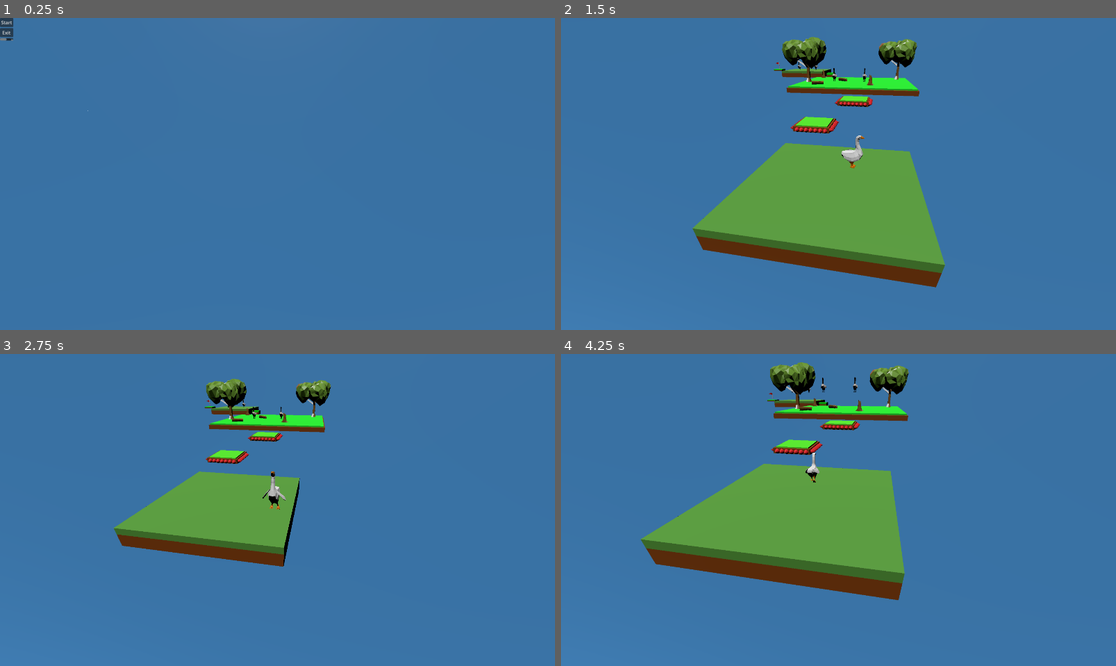
Above: before the commit, frames 1-4 (two rows, left to right).
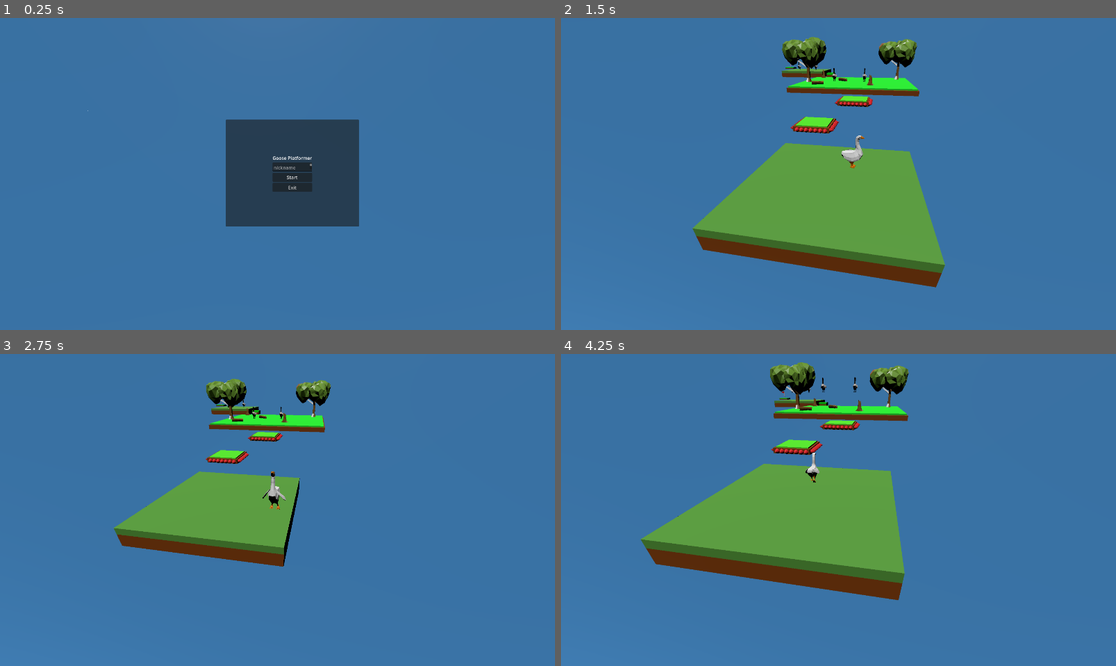
Above: after the commit, the same moments.

Repository: nialdixon8/3DGooseGame
Game: Godot game, scene res://main.tscn
Two runs of this game, one before a commit and one after it. Both use one fixed random seed, a clock stepped at 60 frames per second and the inputs below.
Inputs:
- Up to frame 1 (0.25 s): no input
- Up to frame 2 (1.5 s): click "Start" at 0.5 s; tap Enter (ui_accept) at 1.25 s; hold Right (ui_right) from 1.28 s (still down); tap E (attack) at 1.35 s
- Up to frame 3 (2.75 s): tap Enter (ui_accept) at 1.52, 2.27 s; release Right (ui_right) at 2.03 s; hold Down (ui_down) from 2.03 s (still down); tap E (attack) at 2.1 s
- Up to frame 4 (4.25 s): release Down (ui_down) at 2.78 s; hold Right (ui_right) 2.78-3.53 s; tap E (attack) at 2.85, 3.6 s; hold Up (ui_up) from 3.53 s (still down); tap Enter (ui_accept) at 3.77 s

The runs differ from the first frame. In frame 1, 8.4% of the frame differs, in the area x 0-65%, y 0-67%; in frame 2, less than 0.1%; in frame 3, less than 0.1%; in frame 4, less than 0.1%.

Commit message:
added level navigation

Diff:
--- a/StartGameUI.gd
+++ b/StartGameUI.gd
@@ -17,6 +17,9 @@
 	var camStart = get_tree().get_root().get_node("RootCanvas/Node3D/SubViewportContainer/SubViewport/cameraNode/CameraStart")
 	camGame.set_current(true)
 
+	var stopwatch = get_tree().get_root().get_node("RootCanvas/stopwatch")
+	var time = stopwatch.resetTime()
+
 	var startScreen = get_tree().get_root().get_node("RootCanvas/StartGameUI")
 	startScreen.visible = false
 
--- a/falling_platform.gd
+++ b/falling_platform.gd
@@ -22,5 +22,6 @@
 	timer.start()
 
 
+
 func _on_timer_timeout():
 	falling = true
--- a/level2.gd
+++ b/level2.gd
@@ -3,6 +3,8 @@
 @onready var fallingPlatform = $fallingPlatform
 @onready var fallingPlatform2 = $fallingPlatform2
 @onready var fallingPlatform3 = $fallingPlatform3
+@onready var enemy = $enemy
+@onready var player = $player
 
 # Called when the node enters the scene tree for the first time.
 func _ready():
@@ -15,6 +17,8 @@
 		get_tree().quit()
 
 func reset():
+	player.position = Vector3(0,1,0)
+	enemy.position = enemy.defaultPos
 	fallingPlatform.position = fallingPlatform.defaultPos
 	fallingPlatform.gravity = 0
 	fallingPlatform.falling = false
--- a/level2.tscn
+++ b/level2.tscn
@@ -11,52 +11,128 @@
 [ext_resource type="PackedScene" uid="uid://cq8yxalyyastx" path="res://smallGrass.tscn" id="9_owr3e"]
 [ext_resource type="PackedScene" uid="uid://yorer1ymbdyw" path="res://platform.tscn" id="10_aig5p"]
 [ext_resource type="PackedScene" uid="uid://c5l65pcv578or" path="res://enemy.tscn" id="11_3y0v7"]
+[ext_resource type="Script" path="res://stopwatch.gd" id="12_1ivi7"]
+[ext_resource type="Script" path="res://level2FinishedUI.gd" id="13_02bgl"]
 
-[node name="Node3D" type="Node3D"]
+[node name="CanvasLayer" type="CanvasLayer"]
+
+[node name="Node3D" type="Node3D" parent="."]
 script = ExtResource("1_bcue6")
 
-[node name="DirectionalLight3D" type="DirectionalLight3D" parent="."]
+[node name="DirectionalLight3D" type="DirectionalLight3D" parent="Node3D"]
 transform = Transform3D(1, 0, 0, 0, 0.355482, 0.934683, 0, -0.934683, 0.355482, 0, 3.91741, 0.756045)
 
-[node name="player" parent="." instance=ExtResource("1_j1vwv")]
+[node name="player" parent="Node3D" instance=ExtResource("1_j1vwv")]
 transform = Transform3D(1, 0, 0, 0, 1, 0, 0, 0, 1, 0, 1, 0)
 level = 2
 
-[node name="cameraNode" type="Node3D" parent="."]
+[node name="cameraNode" type="Node3D" parent="Node3D"]
 transform = Transform3D(0.98085, -0.0558571, 0.186584, 0, 0.957993, 0.286792, -0.194765, -0.2813, 0.939647, 3.17835, 3.9898, 6.45874)
 script = ExtResource("2_g8oil")
 
-[node name="CameraGame" type="Camera3D" parent="cameraNode"]
+[node name="CameraGame" type="Camera3D" parent="Node3D/cameraNode"]
 transform = Transform3D(1, 7.45058e-09, -1.49012e-08, 0, 1, -2.98023e-08, 0, 0, 1, 0, 0, 0)
+current = true
 
-[node name="largeGrass" parent="." instance=ExtResource("3_mi5eu")]
+[node name="largeGrass" parent="Node3D" instance=ExtResource("3_mi5eu")]
 
-[node name="Node3D" parent="." instance=ExtResource("7_fh4qx")]
+[node name="Node3D" parent="Node3D" instance=ExtResource("7_fh4qx")]
 
-[node name="goal" parent="." instance=ExtResource("8_awjwd")]
+[node name="goal" parent="Node3D" instance=ExtResource("8_awjwd")]
 transform = Transform3D(1, 0, 0, 0, 1, 0, 0, 0, 1, 19.3357, 0, -35.7237)
 
-[node name="fallingPlatform" parent="." instance=ExtResource("7_vyygh")]
+[node name="fallingPlatform" parent="Node3D" instance=ExtResource("7_vyygh")]
 transform = Transform3D(1, 0, 0, 0, 1, 0, 0, 0, 1, 0.198656, 0, -10.0009)
 defaultPos = Vector3(0.199, 0, -10.001)
 
-[node name="fallingPlatform2" parent="." instance=ExtResource("7_vyygh")]
+[node name="fallingPlatform2" parent="Node3D" instance=ExtResource("7_vyygh")]
 transform = Transform3D(1, 0, 0, 0, 1, 0, 0, 0, 1, -4.54422, 0, -16.799)
 defaultPos = Vector3(-4.544, 0, -16.799)
 
-[node name="fallingPlatform3" parent="." instance=ExtResource("7_vyygh")]
+[node name="fallingPlatform3" parent="Node3D" instance=ExtResource("7_vyygh")]
 transform = Transform3D(1, 0, 0, 0, 1, 0, 0, 0, 1, 11.4875, 0, -30.5679)
 defaultPos = Vector3(11.487, 0, -30.568)
 
-[node name="mediumGrass" parent="." instance=ExtResource("4_558sc")]
+[node name="mediumGrass" parent="Node3D" instance=ExtResource("4_558sc")]
 transform = Transform3D(1, 0, 0, 0, 1, 0, 0, 0, 1, -2.69563, 0, -22.5405)
 
-[node name="smallGrass" parent="." instance=ExtResource("9_owr3e")]
+[node name="smallGrass" parent="Node3D" instance=ExtResource("9_owr3e")]
 transform = Transform3D(1, 0, 0, 0, 1, 0, 0, 0, 1, 16.7986, 0, -30.5098)
 
-[node name="platform" parent="." instance=ExtResource("10_aig5p")]
+[node name="platform" parent="Node3D" instance=ExtResource("10_aig5p")]
 transform = Transform3D(1, 0, 0, 0, 1, 0, 0, 0, 1, 0.585094, 0, -31.7493)
 
-[node name="enemy" parent="." node_paths=PackedStringArray("platform") instance=ExtResource("11_3y0v7")]
+[node name="enemy" parent="Node3D" node_paths=PackedStringArray("platform") instance=ExtResource("11_3y0v7")]
 transform = Transform3D(1, 0, 0, 0, 1, 0, 0, 0, 1, 0, 2.30223, -30.645)
+defaultPos = Vector3(0, 2.302, -30.645)
 platform = NodePath("../platform")
+
+[node name="stopwatch" type="Node" parent="."]
+script = ExtResource("12_1ivi7")
+
+[node name="level2FinishedUI" type="Control" parent="."]
+visible = false
+layout_mode = 3
+anchors_preset = 0
+offset_right = 554.0
+offset_bottom = 444.0
+pivot_offset = Vector2(-812, 333)
+size_flags_horizontal = 4
+script = ExtResource("13_02bgl")
+
+[node name="finishBox" type="Panel" parent="level2FinishedUI"]
+layout_mode = 1
+anchors_preset = 8
+anchor_left = 0.5
+anchor_top = 0.5
+anchor_right = 0.5
+anchor_bottom = 0.5
+offset_left = 504.0
+offset_top = 130.0
+offset_right = 965.0
+offset_bottom = 500.0
+grow_horizontal = 2
+grow_vertical = 2
+
+[node name="MarginContainer" type="MarginContainer" parent="level2FinishedUI/finishBox"]
+layout_mode = 1
+anchors_preset = 8
+anchor_left = 0.5
+anchor_top = 0.5
+anchor_right = 0.5
+anchor_bottom = 0.5
+offset_left = -124.0
+offset_top = -64.5
+offset_right = 124.0
+offset_bottom = 64.5
+grow_horizontal = 2
+grow_vertical = 2
+
+[node name="VBoxContainer" type="VBoxContainer" parent="level2FinishedUI/finishBox/MarginContainer"]
+layout_mode = 2
+size_flags_horizontal = 4
+
+[node name="levelLabel" type="Label" parent="level2FinishedUI/finishBox/MarginContainer/VBoxContainer"]
+layout_mode = 2
+text = "Level 2 Finished!"
+horizontal_alignment = 1
+
+[node name="timeLabel" type="Label" parent="level2FinishedUI/finishBox/MarginContainer/VBoxContainer"]
+layout_mode = 2
+text = "Time: <time>"
+horizontal_alignment = 1
+
+[node name="startOver" type="Button" parent="level2FinishedUI/finishBox/MarginContainer/VBoxContainer"]
+layout_mode = 2
+text = "Start Over"
+
+[node name="nextLevel" type="Button" parent="level2FinishedUI/finishBox/MarginContainer/VBoxContainer"]
+layout_mode = 2
+text = "Next Level"
+
+[connection signal="pressed" from="level2FinishedUI/finishBox/MarginContainer/VBoxContainer/startOver" to="Node3D" method="_on_start_over_pressed"]
+[connection signal="pressed" from="level2FinishedUI/finishBox/MarginContainer/VBoxContainer/startOver" to="level2FinishedUI" method="_on_start_pressed"]
+[connection signal="pressed" from="level2FinishedUI/finishBox/MarginContainer/VBoxContainer/startOver" to="level2FinishedUI" method="_on_start_over_pressed"]
+[connection signal="pressed" from="level2FinishedUI/finishBox/MarginContainer/VBoxContainer/nextLevel" to="Node3D" method="_on_next_level_pressed"]
+[connection signal="pressed" from="level2FinishedUI/finishBox/MarginContainer/VBoxContainer/nextLevel" to="level2FinishedUI" method="_on_next_level_pressed"]
+[connection signal="pressed" from="level2FinishedUI/finishBox/MarginContainer/VBoxContainer/nextLevel" to="level2FinishedUI" method="_on_exit_pressed"]
--- /dev/null
+++ b/level2FinishedUI.gd
@@ -0,0 +1,31 @@
+extends Control
+
+var time = 0
+
+# Called when the node enters the scene tree for the first time.
+func _ready():
+	pass # Replace with function body.
+
+func display(t):
+	if time == 0 and t != time:
+		time = t
+	var timeLabel = get_node("finishBox/MarginContainer/VBoxContainer/timeLabel")
+	var text = "Time: %f"
+	timeLabel.text = text % time
+
+	self.visible = true
+
+
+
+# Called every frame. 'delta' is the elapsed time since the previous frame.
+func _process(delta):
+	pass
+
+
+func _on_start_over_pressed():
+	get_tree().get_root().get_node("CanvasLayer/Node3D").reset()
+	get_tree().change_scene_to_file("res://level2.tscn")
+
+
+func _on_next_level_pressed():
+	get_tree().change_scene_to_file("res://level3.tscn")
--- a/level3.gd
+++ b/level3.gd
@@ -1,4 +1,6 @@
 extends Node3D
+
+@onready var player = $player
 
 # Called when the node enters the scene tree for the first time.
 func _ready():
@@ -11,4 +13,4 @@
 		get_tree().quit()
 
 func reset():
-	pass
+	player.position = Vector3(0,1,0)
--- a/level3.tscn
+++ b/level3.tscn
@@ -8,33 +8,105 @@
 [ext_resource type="PackedScene" uid="uid://c6ya3fj6ybjxd" path="res://spikeyPlatform.tscn" id="6_fxmp4"]
 [ext_resource type="PackedScene" uid="uid://55qf2k2e80mb" path="res://background.tscn" id="7_aq6ue"]
 [ext_resource type="PackedScene" uid="uid://d13mxrwk4mls3" path="res://goal.tscn" id="8_cdrtg"]
+[ext_resource type="Script" path="res://stopwatch.gd" id="8_x7tyn"]
+[ext_resource type="Script" path="res://level3FinishedUI.gd" id="9_4nkfb"]
 
-[node name="Node3D" type="Node3D"]
+[node name="CanvasLayer" type="CanvasLayer"]
+
+[node name="Node3D" type="Node3D" parent="."]
 script = ExtResource("1_sbgot")
 
-[node name="DirectionalLight3D" type="DirectionalLight3D" parent="."]
+[node name="DirectionalLight3D" type="DirectionalLight3D" parent="Node3D"]
 transform = Transform3D(1, 0, 0, 0, 0.355482, 0.934683, 0, -0.934683, 0.355482, 0, 3.91741, 0.756045)
 
-[node name="player" parent="." instance=ExtResource("2_anatj")]
+[node name="player" parent="Node3D" instance=ExtResource("2_anatj")]
 transform = Transform3D(1, 0, 0, 0, 1, 0, 0, 0, 1, 0, 1, 0)
 level = 3
 
-[node name="cameraNode" type="Node3D" parent="."]
+[node name="cameraNode" type="Node3D" parent="Node3D"]
 transform = Transform3D(0.98085, -0.0558571, 0.186584, 0, 0.957993, 0.286792, -0.194765, -0.2813, 0.939647, 3.17835, 3.9898, 6.45874)
 script = ExtResource("3_fn7n6")
 
-[node name="CameraGame" type="Camera3D" parent="cameraNode"]
+[node name="CameraGame" type="Camera3D" parent="Node3D/cameraNode"]
 transform = Transform3D(1, 7.45058e-09, -1.49012e-08, 0, 1, -2.98023e-08, 0, 0, 1, 0, 0, 0)
 
-[node name="largeGrass" parent="." instance=ExtResource("4_hwvig")]
+[node name="largeGrass" parent="Node3D" instance=ExtResource("4_hwvig")]
 
-[node name="mediumGrass" parent="." instance=ExtResource("5_0c2p7")]
+[node name="mediumGrass" parent="Node3D" instance=ExtResource("5_0c2p7")]
 transform = Transform3D(1, 0, 0, 0, 1, 0, 0, 0, 1, -6.86589, 0, -4.6339)
 
-[node name="spikeyPlatform" parent="." instance=ExtResource("6_fxmp4")]
+[node name="spikeyPlatform" parent="Node3D" instance=ExtResource("6_fxmp4")]
 transform = Transform3D(1, 0, 0, 0, 1, 0, 0, 0, 1, -11.0227, 0, -4.37731)
 
-[node name="Node3D" parent="." instance=ExtResource("7_aq6ue")]
+[node name="Node3D" parent="Node3D" instance=ExtResource("7_aq6ue")]
 
-[node name="goal" parent="." instance=ExtResource("8_cdrtg")]
+[node name="goal" parent="Node3D" instance=ExtResource("8_cdrtg")]
 transform = Transform3D(1, 0, 0, 0, 1, 0, 0, 0, 1, -15.664, 0, -9.1124)
+
+[node name="stopwatch" type="Node" parent="."]
+script = ExtResource("8_x7tyn")
+
+[node name="level3FinishedUI" type="Control" parent="."]
+visible = false
+layout_mode = 3
+anchors_preset = 0
+offset_right = 554.0
+offset_bottom = 444.0
+pivot_offset = Vector2(-812, 333)
+size_flags_horizontal = 4
+script = ExtResource("9_4nkfb")
+
+[node name="finishBox" type="Panel" parent="level3FinishedUI"]
+layout_mode = 1
+anchors_preset = 8
+anchor_left = 0.5
+anchor_top = 0.5
+anchor_right = 0.5
+anchor_bottom = 0.5
+offset_left = 504.0
+offset_top = 130.0
+offset_right = 965.0
+offset_bottom = 500.0
+grow_horizontal = 2
+grow_vertical = 2
+
+[node name="MarginContainer" type="MarginContainer" parent="level3FinishedUI/finishBox"]
+layout_mode = 1
+anchors_preset = 8
+anchor_left = 0.5
+anchor_top = 0.5
+anchor_right = 0.5
+anchor_bottom = 0.5
+offset_left = -124.0
+offset_top = -64.5
+offset_right = 124.0
+offset_bottom = 64.5
+grow_horizontal = 2
+grow_vertical = 2
+
+[node name="VBoxContainer" type="VBoxContainer" parent="level3FinishedUI/finishBox/MarginContainer"]
+layout_mode = 2
+size_flags_horizontal = 4
+
+[node name="levelLabel" type="Label" parent="level3FinishedUI/finishBox/MarginContainer/VBoxContainer"]
+layout_mode = 2
+text = "Level 3 Finished!"
+horizontal_alignment = 1
+
+[node name="timeLabel" type="Label" parent="level3FinishedUI/finishBox/MarginContainer/VBoxContainer"]
+layout_mode = 2
+text = "Time: <time>"
+horizontal_alignment = 1
+
+[node name="startOver" type="Button" parent="level3FinishedUI/finishBox/MarginContainer/VBoxContainer"]
+layout_mode = 2
+text = "Start Over"
+
+[node name="nextLevel" type="Button" parent="level3FinishedUI/finishBox/MarginContainer/VBoxContainer"]
+layout_mode = 2
+text = "Level 1"
+
+[connection signal="pressed" from="level3FinishedUI/finishBox/MarginContainer/VBoxContainer/startOver" to="level3FinishedUI" method="_on_start_pressed"]
+[connection signal="pressed" from="level3FinishedUI/finishBox/MarginContainer/VBoxContainer/startOver" to="level3FinishedUI" method="_on_start_over_pressed"]
+[connection signal="pressed" from="level3FinishedUI/finishBox/MarginContainer/VBoxContainer/nextLevel" to="level3FinishedUI" method="_on_next_level_pressed"]
+[connection signal="pressed" from="level3FinishedUI/finishBox/MarginContainer/VBoxContainer/nextLevel" to="level3FinishedUI" method="_on_exit_pressed"]
--- /dev/null
+++ b/level3FinishedUI.gd
@@ -0,0 +1,31 @@
+extends Control
+
+var time = 0
+
+# Called when the node enters the scene tree for the first time.
+func _ready():
+	pass # Replace with function body.
+
+func display(t):
+	if time == 0 and t != time:
+		time = t
+	var timeLabel = get_node("finishBox/MarginContainer/VBoxContainer/timeLabel")
+	var text = "Time: %f"
+	timeLabel.text = text % time
+
+	self.visible = true
+
+
+
+# Called every frame. 'delta' is the elapsed time since the previous frame.
+func _process(delta):
+	pass
+
+
+func _on_start_over_pressed():
+	get_tree().get_root().get_node("CanvasLayer/Node3D").reset()
+	get_tree().change_scene_to_file("res://level3.tscn")
+
+
+func _on_next_level_pressed():
+	get_tree().change_scene_to_file("res://main.tscn")
--- /dev/null
+++ b/levelFinishedUI.gd
@@ -0,0 +1,34 @@
+extends Control
+
+var time = 0
+@onready var player = get_tree().get_root().get_node("RootCanvas/Node3D/SubViewportContainer/SubViewport/player")
+
+
+# Called when the node enters the scene tree for the first time.
+func _ready():
+	pass # Replace with function body.
+
+func display(t):
+	if time == 0 and t != time:
+		time = t
+	var timeLabel = get_node("finishBox/MarginContainer/VBoxContainer/timeLabel")
+	var text = "Time: %f"
+	timeLabel.text = text % time
+
+	self.visible = true
+
+
+
+# Called every frame. 'delta' is the elapsed time since the previous frame.
+func _process(delta):
+	pass
+
+
+func _on_start_over_pressed():
+	player.position = Vector3(0,1,0)
+	get_tree().get_root().get_node("RootCanvas/Node3D").reset()
+	get_tree().change_scene_to_file("res://main.tscn")
+
+
+func _on_next_level_pressed():
+	get_tree().change_scene_to_file("res://level2.tscn")
--- a/main.gd
+++ b/main.gd
@@ -4,6 +4,7 @@
 @onready var enemy2 = $SubViewportContainer/SubViewport/enemy2
 @onready var enemy3 = $SubViewportContainer/SubViewport/enemy3
 @onready var enemy4 = $SubViewportContainer/SubViewport/enemy4
+@onready var player = $SubViewportContainer/SubViewport/player
 # Called when the node enters the scene tree for the first time.
 func _ready():
 	pass
@@ -14,6 +15,8 @@
 		get_tree().quit()
 
 func reset():
+	print(player.global_position)
+	player.global_position = Vector3(0,1,0)
 	enemy.position = enemy.defaultPos
 	enemy2.position = enemy2.defaultPos
 	enemy3.position = enemy3.defaultPos
--- a/main.tscn
+++ b/main.tscn
@@ -9,8 +9,10 @@
 [ext_resource type="PackedScene" uid="uid://csjqjq6hmlm4e" path="res://largeGrass.tscn" id="8_fpjtj"]
 [ext_resource type="PackedScene" uid="uid://cq8yxalyyastx" path="res://smallGrass.tscn" id="9_6g4fn"]
 [ext_resource type="PackedScene" uid="uid://c6ya3fj6ybjxd" path="res://spikeyPlatform.tscn" id="11_r52p1"]
+[ext_resource type="Script" path="res://levelFinishedUI.gd" id="12_bbebw"]
 [ext_resource type="PackedScene" uid="uid://55qf2k2e80mb" path="res://background.tscn" id="12_v8jiu"]
 [ext_resource type="Script" path="res://StartGameUI.gd" id="13_k0qme"]
+[ext_resource type="Script" path="res://stopwatch.gd" id="15_bt8ne"]
 
 [node name="RootCanvas" type="CanvasLayer"]
 
@@ -64,7 +66,7 @@
 platform = NodePath("../platform2")
 
 [node name="goal" parent="Node3D/SubViewportContainer/SubViewport" instance=ExtResource("7_touhi")]
-transform = Transform3D(1, 0, 0, 0, 1, 0, 0, 0, 1, -20.9259, 2.76066, -41.5722)
+transform = Transform3D(1, 0, 0, 0, 1, 0, 0, 0, 1, -19.4204, 3.04663, -44.8924)
 
 [node name="largeGrass" parent="Node3D/SubViewportContainer/SubViewport" instance=ExtResource("8_fpjtj")]
 transform = Transform3D(1, 0, 0, 0, 1, 0, 0, 0, 1, 0, -0.492808, 0)
@@ -91,29 +93,128 @@
 [node name="StartGameUI" type="Control" parent="."]
 layout_mode = 3
 anchors_preset = 0
-offset_right = 40.0
-offset_bottom = 40.0
+offset_right = 554.0
+offset_bottom = 444.0
+pivot_offset = Vector2(-812, 333)
+size_flags_horizontal = 4
 script = ExtResource("13_k0qme")
 
-[node name="MarginContainer" type="MarginContainer" parent="StartGameUI"]
-layout_mode = 0
-offset_right = 40.0
-offset_bottom = 40.0
-
-[node name="VBoxContainer" type="VBoxContainer" parent="StartGameUI/MarginContainer"]
-layout_mode = 2
-
-[node name="start" type="Button" parent="StartGameUI/MarginContainer/VBoxContainer"]
+[node name="StartBox" type="Panel" parent="StartGameUI"]
+layout_mode = 1
+anchors_preset = 8
+anchor_left = 0.5
+anchor_top = 0.5
+anchor_right = 0.5
+anchor_bottom = 0.5
+offset_left = 504.0
+offset_top = 130.0
+offset_right = 965.0
+offset_bottom = 500.0
+grow_horizontal = 2
+grow_vertical = 2
+
+[node name="MarginContainer" type="MarginContainer" parent="StartGameUI/StartBox"]
+layout_mode = 1
+anchors_preset = 8
+anchor_left = 0.5
+anchor_top = 0.5
+anchor_right = 0.5
+anchor_bottom = 0.5
+offset_left = -124.0
+offset_top = -64.5
+offset_right = 124.0
+offset_bottom = 64.5
+grow_horizontal = 2
+grow_vertical = 2
+
+[node name="VBoxContainer" type="VBoxContainer" parent="StartGameUI/StartBox/MarginContainer"]
+layout_mode = 2
+size_flags_horizontal = 4
+
+[node name="Label" type="Label" parent="StartGameUI/StartBox/MarginContainer/VBoxContainer"]
+layout_mode = 2
+text = "Goose Platformer"
+horizontal_alignment = 1
+
+[node name="nickname" type="TextEdit" parent="StartGameUI/StartBox/MarginContainer/VBoxContainer"]
+layout_mode = 2
+size_flags_vertical = 3
+placeholder_text = "nickname"
+
+[node name="start" type="Button" parent="StartGameUI/StartBox/MarginContainer/VBoxContainer"]
 layout_mode = 2
 text = "Start"
 
-[node name="exit" type="Button" parent="StartGameUI/MarginContainer/VBoxContainer"]
+[node name="exit" type="Button" parent="StartGameUI/StartBox/MarginContainer/VBoxContainer"]
 layout_mode = 2
 text = "Exit"
 
-[node name="nickname" type="TextEdit" parent="StartGameUI/MarginContainer/VBoxContainer"]
-layout_mode = 2
-placeholder_text = "nickname"
-
-[connection signal="pressed" from="StartGameUI/MarginContainer/VBoxContainer/start" to="StartGameUI" method="_on_start_pressed"]
-[connection signal="pressed" from="StartGameUI/MarginContainer/VBoxContainer/exit" to="StartGameUI" method="_on_exit_pressed"]
+[node name="level1FinishedUI" type="Control" parent="."]
+visible = false
+layout_mode = 3
+anchors_preset = 0
+offset_right = 554.0
+offset_bottom = 444.0
+pivot_offset = Vector2(-812, 333)
+size_flags_horizontal = 4
+script = ExtResource("12_bbebw")
+
+[node name="finishBox" type="Panel" parent="level1FinishedUI"]
+layout_mode = 1
+anchors_preset = 8
+anchor_left = 0.5
+anchor_top = 0.5
+anchor_right = 0.5
+anchor_bottom = 0.5
+offset_left = 504.0
+offset_top = 130.0
+offset_right = 965.0
+offset_bottom = 500.0
+grow_horizontal = 2
+grow_vertical = 2
+
+[node name="MarginContainer" type="MarginContainer" parent="level1FinishedUI/finishBox"]
+layout_mode = 1
+anchors_preset = 8
+anchor_left = 0.5
+anchor_top = 0.5
+anchor_right = 0.5
+anchor_bottom = 0.5
+offset_left = -124.0
+offset_top = -64.5
+offset_right = 124.0
+offset_bottom = 64.5
+grow_horizontal = 2
+grow_vertical = 2
+
+[node name="VBoxContainer" type="VBoxContainer" parent="level1FinishedUI/finishBox/MarginContainer"]
+layout_mode = 2
+size_flags_horizontal = 4
+
+[node name="levelLabel" type="Label" parent="level1FinishedUI/finishBox/MarginContainer/VBoxContainer"]
+layout_mode = 2
+text = "Level 1 Finished!"
+horizontal_alignment = 1
+
+[node name="timeLabel" type="Label" parent="level1FinishedUI/finishBox/MarginContainer/VBoxContainer"]
+layout_mode = 2
+text = "Time: <time>"
+horizontal_alignment = 1
+
+[node name="startOver" type="Button" parent="level1FinishedUI/finishBox/MarginContainer/VBoxContainer"]
+layout_mode = 2
+text = "Start Over"
+
+[node name="nextLevel" type="Button" parent="level1FinishedUI/finishBox/MarginContainer/VBoxContainer"]
+layout_mode = 2
+text = "Next Level"
+
+[node name="stopwatch" type="Node" parent="."]
+script = ExtResource("15_bt8ne")
+
+[connection signal="pressed" from="StartGameUI/StartBox/MarginContainer/VBoxContainer/start" to="StartGameUI" method="_on_start_pressed"]
+[connection signal="pressed" from="StartGameUI/StartBox/MarginContainer/VBoxContainer/exit" to="StartGameUI" method="_on_exit_pressed"]
+[connection signal="pressed" from="level1FinishedUI/finishBox/MarginContainer/VBoxContainer/startOver" to="level1FinishedUI" method="_on_start_pressed"]
+[connection signal="pressed" from="level1FinishedUI/finishBox/MarginContainer/VBoxContainer/startOver" to="level1FinishedUI" method="_on_start_over_pressed"]
+[connection signal="pressed" from="level1FinishedUI/finishBox/MarginContainer/VBoxContainer/nextLevel" to="level1FinishedUI" method="_on_next_level_pressed"]
+[connection signal="pressed" from="level1FinishedUI/finishBox/MarginContainer/VBoxContainer/nextLevel" to="level1FinishedUI" method="_on_exit_pressed"]
--- a/player.gd
+++ b/player.gd
@@ -7,7 +7,7 @@
 @onready var attackRay = $attackRay
 @onready var attackRay2 = $attackRay2
 @onready var attackRay3 = $attackRay3
-@onready var timer = $Timer
+@onready var timer = $cooldownTimer
 var platform = null
 
 # Get the gravity from the project settings to be synced with RigidBody nodes.
@@ -28,10 +28,29 @@
 	if downRay.is_colliding():
 		platform = downRay.get_collider().get_parent()
 		if platform.name == "goal":
+
+			if get_parent().level == 3:
+				var stopwatch =  get_tree().get_root().get_node("CanvasLayer/stopwatch")
+				var time = stopwatch.getTime()
+				var ui = get_tree().get_root().get_node("CanvasLayer/level3FinishedUI/")
+				ui.display(time)
+				stopwatch.resetTime()
+
 			if get_parent().level == 2:
-				get_tree().change_scene_to_file("res://level3.tscn")
+				var stopwatch =  get_tree().get_root().get_node("CanvasLayer/stopwatch")
+				var time = stopwatch.getTime()
+				var ui = get_tree().get_root().get_node("CanvasLayer/level2FinishedUI/")
+				ui.display(time)
+				stopwatch.resetTime()
+
 			if get_parent().level == 1:
-				get_tree().change_scene_to_file("res://level2.tscn")
+				var stopwatch =  get_tree().get_root().get_node("RootCanvas/stopwatch")
+				var time = stopwatch.getTime()
+				var ui = get_tree().get_root().get_node("RootCanvas/level1FinishedUI/")
+				ui.display(time)
+				stopwatch.resetTime()
+				# get_tree().change_scene_to_file("res://level2.tscn")
+
 
 	# Add the gravity.
 	if not is_on_floor():
--- a/player.tscn
+++ b/player.tscn
@@ -25,11 +25,11 @@
 target_position = Vector3(0, 0, 1)
 
 [node name="attackRay2" type="RayCast3D" parent="CharacterBody3D"]
-target_position = Vector3(0.4, 0, 1)
+target_position = Vector3(1, 0, 1)
 
 [node name="attackRay3" type="RayCast3D" parent="CharacterBody3D"]
-target_position = Vector3(-0.4, 0, 1)
+target_position = Vector3(-1, 0, 1)
 
-[node name="Timer" type="Timer" parent="CharacterBody3D"]
+[node name="cooldownTimer" type="Timer" parent="CharacterBody3D"]
 
-[connection signal="timeout" from="CharacterBody3D/Timer" to="CharacterBody3D" method="_on_timer_timeout"]
+[connection signal="timeout" from="CharacterBody3D/cooldownTimer" to="CharacterBody3D" method="_on_timer_timeout"]
--- /dev/null
+++ b/stopwatch.gd
@@ -0,0 +1,13 @@
+extends Node
+
+var time = 0
+
+
+func _process(delta):
+	time += delta
+
+func resetTime():
+	time = 0
+
+func getTime():
+	return time
Not shown: 1 places in level2.tscn that only renumber resources
Not shown: 1 places in level3.tscn that only renumber resources
Not shown: 1 places in main.tscn that only renumber resources
